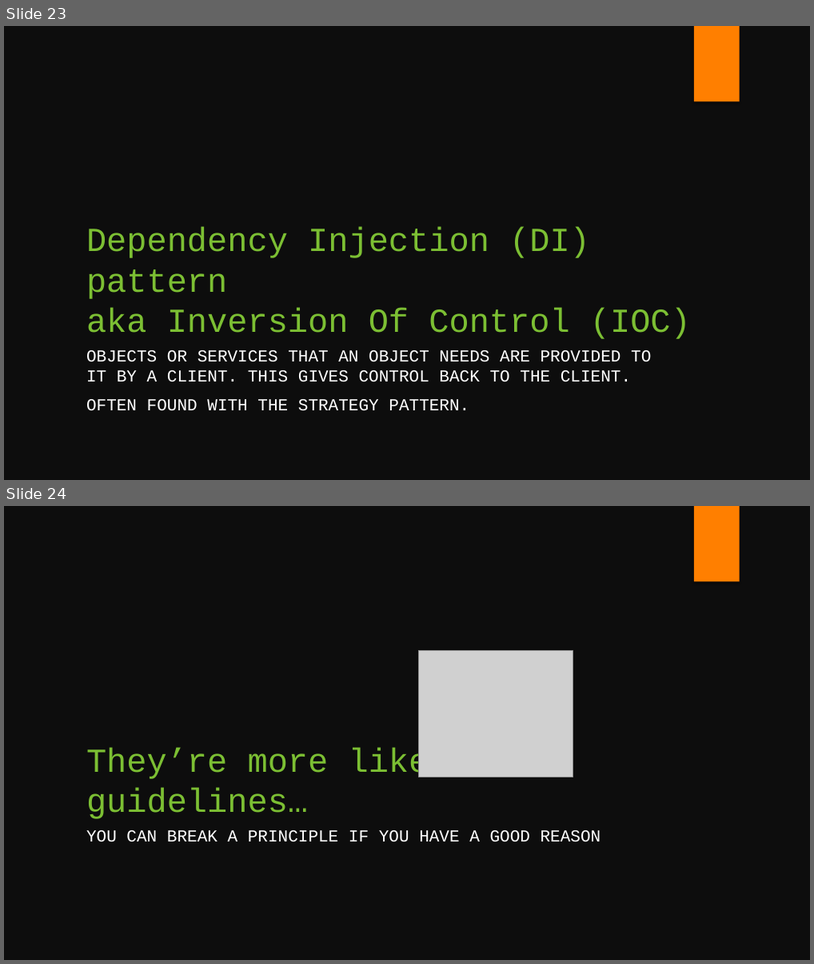
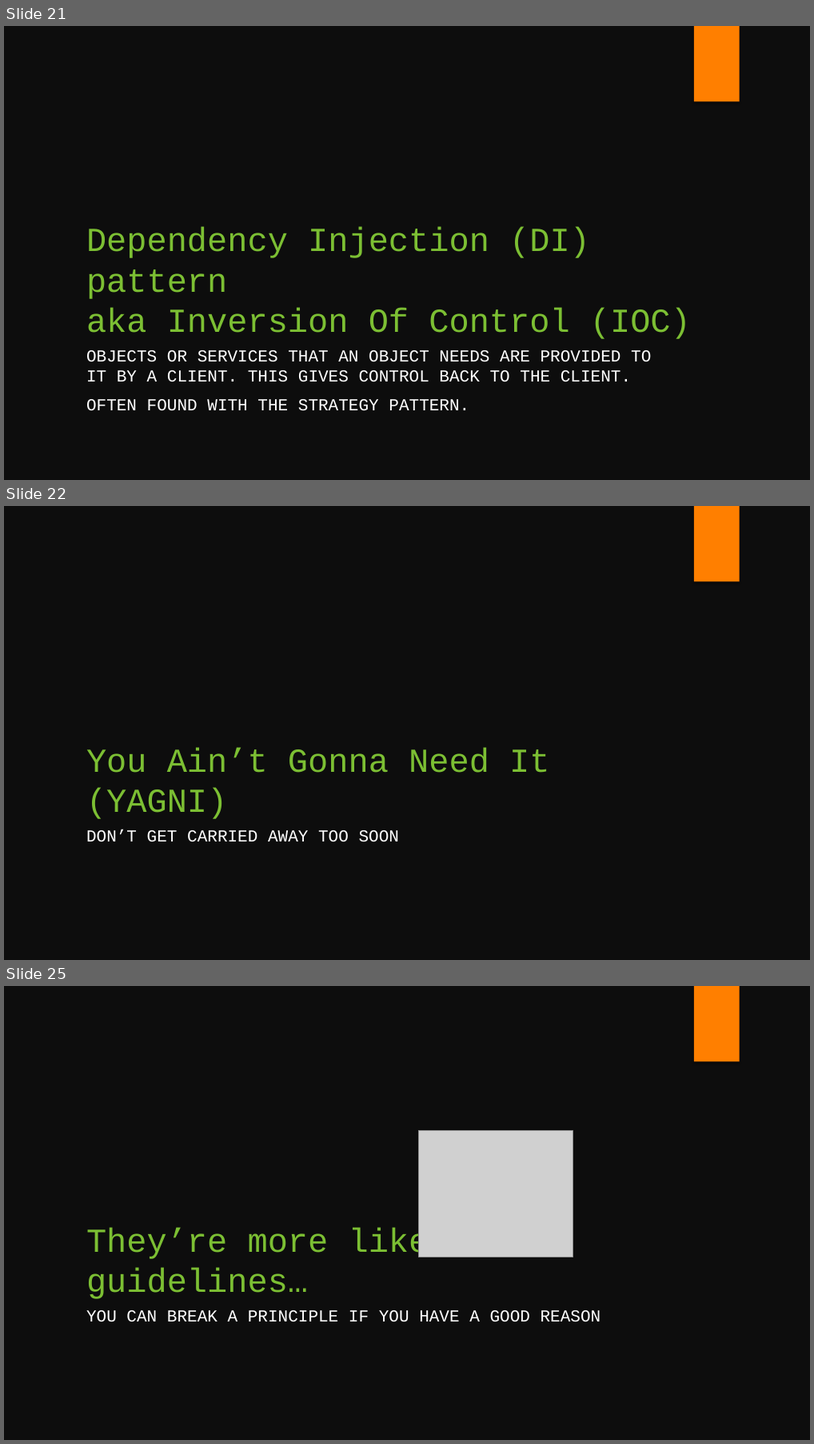
Before and after one commit to fsackur/Powershell-and-SE, a slide deck: Death by powerpoint.pptx. Shown one above the other, each under a label of ours: slides 23 and 24 before the commit, slides 21, 22 and 25 after it; the slides between them are not shown. The pictures are 814x964 and 814x1444 pixels, drawn with LibreOffice and Linux fonts; fonts in the diff are those of the drawing; grey boxes stand for pictures. Boxes give left, top, right and bottom in pixels: in the first picture for what was removed or moved away, otherwise in the second. Text is boxed around its words. In the diff, an @@ line names an element or a change of style, - is before the commit and + after.

```diff
--- a/Death by powerpoint.pptx
+++ b/Death by powerpoint.pptx
@@ slide 22 added at bbox=[4, 506, 810, 960], background #0D0D0D; not listed: 1 template element that a slide beside it also shows @@
@@ title added at bbox=[86, 747, 550, 819], 40 pt, text #7CBF33 @@
+You Ain’t Gonna Need It (YAGNI)
@@ text added at bbox=[86, 829, 399, 842], 20 pt, text #FFFFFF @@
+DON’T GET CARRIED AWAY TOO SOON
@@ what was slide 23 is now slide 21 @@
@@ what was slide 24 is now slide 25 @@
```
Also in this commit, not shown: 4 slides changed, 3 other slides added, 3 slides removed.
